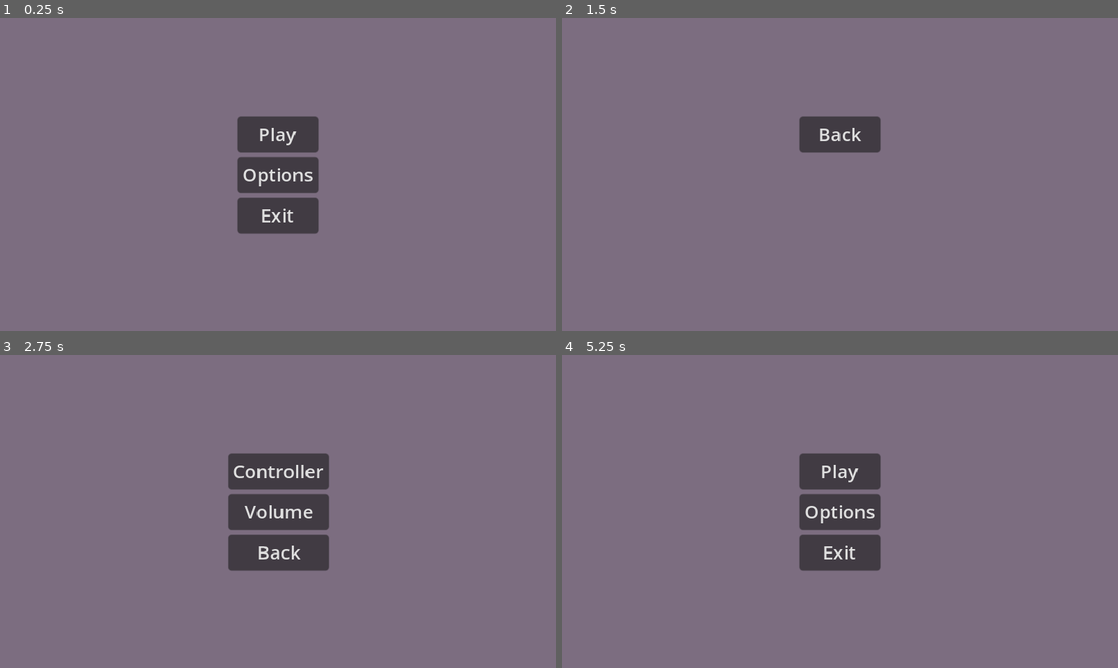
Above: before the commit, frames 1-4 (two rows, left to right).
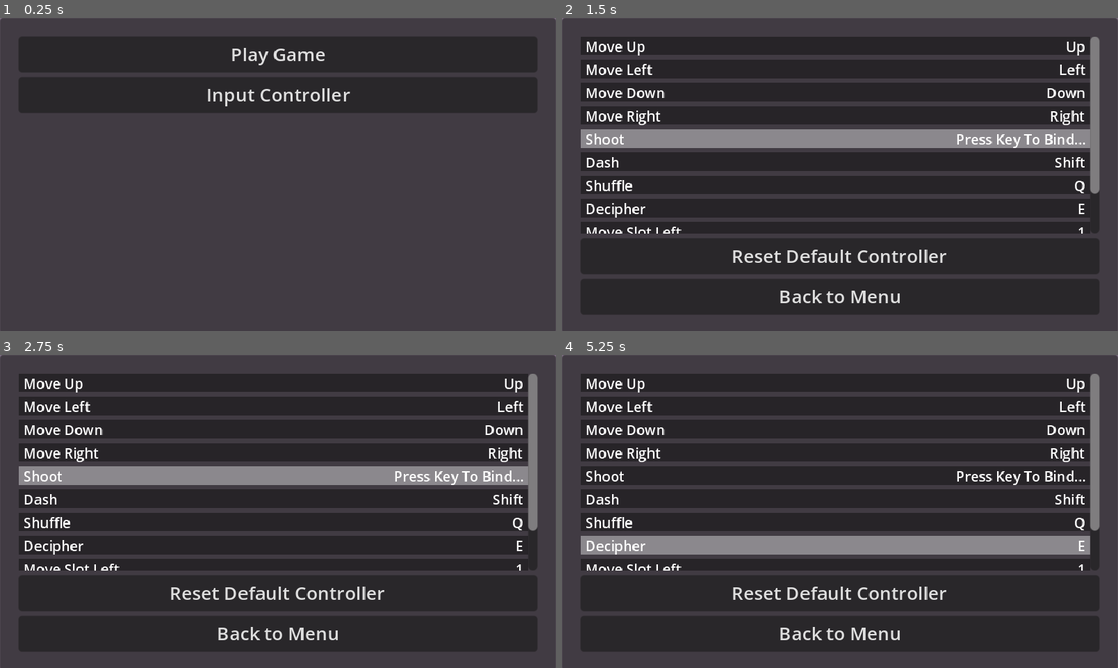
Above: after the commit, the same moments.

Repository: SantiagoBoscan07/Project-Cypher
Game: Godot game, scene res://Scenes/Menu/menu.tscn
Two runs of this game, one before a commit and one after it. Both use one fixed random seed, a clock stepped at 60 frames per second and the inputs below.
Inputs (mouse positions are in pixels of both pictures, inside the frame that each line leads up to):
- Up to frame 1 (0.25 s): no input
- Up to frame 2 (1.5 s): click "Options" (after the commit: "Input Controller") at 0.5 s; click (840, 133) at 1.25 s, where only the run before the commit has a clickable "Controller"
- Up to frame 3 (2.75 s): click (278, 470) at 2 s, where only the run before the commit has a clickable "Back"
- Up to frame 4 (5.25 s): click (834, 383) at 2.77 s; click (840, 511) at 3.5 s, where only the run before the commit has a clickable "Volume"; click (834, 405) at 4.27 s; click (840, 552) at 5 s, where only the run before the commit has a clickable "Back"

The runs differ from the first frame. In frame 1, 95% of the frame differs, in the area x 0-100%, y 0-100%; in frame 2, 99%; in frame 3, 98%; in frame 4, 98%.

Commit message:
Menu and Key Mapping

Diff:
--- /dev/null
+++ b/project-cypher/Scenes/Menu/inputButton.tscn
@@ -0,0 +1,51 @@
+[gd_scene load_steps=3 format=3 uid="uid://u0hqdutq4nw4"]
+
+[sub_resource type="StyleBoxFlat" id="StyleBoxFlat_kxg43"]
+bg_color = Color(1, 1, 1, 0.392157)
+
+[sub_resource type="StyleBoxFlat" id="StyleBoxFlat_qiwc5"]
+bg_color = Color(0, 0, 0, 0.392157)
+
+[node name="InputButton" type="Button"]
+custom_minimum_size = Vector2(0, 16)
+anchors_preset = 10
+anchor_right = 1.0
+grow_horizontal = 2
+focus_mode = 0
+theme_override_styles/hover = SubResource("StyleBoxFlat_kxg43")
+theme_override_styles/pressed = SubResource("StyleBoxFlat_kxg43")
+theme_override_styles/normal = SubResource("StyleBoxFlat_qiwc5")
+
+[node name="MarginContainer" type="MarginContainer" parent="."]
+layout_mode = 1
+anchors_preset = 15
+anchor_right = 1.0
+anchor_bottom = 1.0
+grow_horizontal = 2
+grow_vertical = 2
+theme_override_constants/margin_left = 4
+theme_override_constants/margin_top = 3
+theme_override_constants/margin_right = 4
+theme_override_constants/margin_bottom = 2
+
+[node name="HBoxContainer" type="HBoxContainer" parent="MarginContainer"]
+layout_mode = 2
+
+[node name="LabelAction" type="Label" parent="MarginContainer/HBoxContainer"]
+layout_mode = 2
+mouse_filter = 1
+theme_override_font_sizes/font_size = 12
+text = "action name"
+vertical_alignment = 1
+
+[node name="Spacer" type="Control" parent="MarginContainer/HBoxContainer"]
+layout_mode = 2
+size_flags_horizontal = 3
+mouse_filter = 1
+
+[node name="LabelInput" type="Label" parent="MarginContainer/HBoxContainer"]
+layout_mode = 2
+mouse_filter = 1
+theme_override_font_sizes/font_size = 12
+text = "Input Key"
+vertical_alignment = 1
--- a/project-cypher/Scenes/Menu/menu.tscn
+++ b/project-cypher/Scenes/Menu/menu.tscn
@@ -1,77 +1,113 @@
-[gd_scene load_steps=2 format=3 uid="uid://dfkii3aeaf0gy"]
+[gd_scene load_steps=4 format=3 uid="uid://dfkii3aeaf0gy"]
 
 [ext_resource type="Script" path="res://Scripts/Menu/Menu.gd" id="1_7le3e"]
+[ext_resource type="Script" path="res://Scripts/Menu/InputSettings.gd" id="2_0iokl"]
+[ext_resource type="PackedScene" uid="uid://u0hqdutq4nw4" path="res://Scenes/Menu/inputButton.tscn" id="2_djfks"]
 
-[node name="Menu" type="Control" node_paths=PackedStringArray("initial", "options", "controllers")]
+[node name="Menu" type="Control"]
 layout_mode = 3
 anchors_preset = 15
 anchor_right = 1.0
 anchor_bottom = 1.0
 grow_horizontal = 2
 grow_vertical = 2
+
+[node name="GameOptions" type="Control" parent="." node_paths=PackedStringArray("inputSettings")]
+anchors_preset = 0
+offset_right = 40.0
+offset_bottom = 40.0
 script = ExtResource("1_7le3e")
-initial = NodePath("MarginContainer/Initial")
-options = NodePath("MarginContainer/Options")
-controllers = NodePath("MarginContainer/Controller")
+inputSettings = NodePath("../InputSettings")
 
-[node name="MarginContainer" type="MarginContainer" parent="."]
+[node name="PanelContainer" type="PanelContainer" parent="GameOptions"]
 layout_mode = 1
 anchors_preset = 8
 anchor_left = 0.5
 anchor_top = 0.5
 anchor_right = 0.5
 anchor_bottom = 0.5
-offset_left = -35.0
-offset_top = -50.5
-offset_right = 35.0
-offset_bottom = 50.5
+offset_left = -20.0
+offset_top = -20.0
+offset_right = 460.0
+offset_bottom = 252.0
 grow_horizontal = 2
 grow_vertical = 2
 
-[node name="Initial" type="VBoxContainer" parent="MarginContainer"]
-visible = false
+[node name="MarginContainer" type="MarginContainer" parent="GameOptions/PanelContainer"]
+layout_mode = 2
+theme_override_constants/margin_left = 16
+theme_override_constants/margin_top = 16
+theme_override_constants/margin_right = 16
+theme_override_constants/margin_bottom = 16
+
+[node name="Options" type="VBoxContainer" parent="GameOptions/PanelContainer/MarginContainer"]
 layout_mode = 2
 
-[node name="Play" type="Button" parent="MarginContainer/Initial"]
+[node name="Play Game" type="Button" parent="GameOptions/PanelContainer/MarginContainer/Options"]
 layout_mode = 2
-text = "Play"
+focus_mode = 0
+text = "Play Game"
 
-[node name="Options" type="Button" parent="MarginContainer/Initial"]
+[node name="Options" type="Button" parent="GameOptions/PanelContainer/MarginContainer/Options"]
 layout_mode = 2
-text = "Options"
+focus_mode = 0
+text = "Input Controller"
 
-[node name="Exit" type="Button" parent="MarginContainer/Initial"]
+[node name="InputSettings" type="Control" parent="." node_paths=PackedStringArray("gameOptions", "actionList")]
+visible = false
+anchors_preset = 0
+offset_right = 40.0
+offset_bottom = 40.0
+script = ExtResource("2_0iokl")
+gameOptions = NodePath("../GameOptions")
+actionList = NodePath("PanelContainer/MarginContainer/ControllerSettings/ScrollContainer/ActionList")
+
+[node name="PanelContainer" type="PanelContainer" parent="InputSettings"]
+layout_mode = 1
+anchors_preset = 8
+anchor_left = 0.5
+anchor_top = 0.5
+anchor_right = 0.5
+anchor_bottom = 0.5
+offset_left = -20.0
+offset_top = -20.0
+offset_right = 460.0
+offset_bottom = 252.0
+grow_horizontal = 2
+grow_vertical = 2
+
+[node name="MarginContainer" type="MarginContainer" parent="InputSettings/PanelContainer"]
 layout_mode = 2
-text = "Exit"
+theme_override_constants/margin_left = 16
+theme_override_constants/margin_top = 16
+theme_override_constants/margin_right = 16
+theme_override_constants/margin_bottom = 16
 
-[node name="Options" type="VBoxContainer" parent="MarginContainer"]
-visible = false
+[node name="ControllerSettings" type="VBoxContainer" parent="InputSettings/PanelContainer/MarginContainer"]
 layout_mode = 2
 
-[node name="Controller" type="Button" parent="MarginContainer/Options"]
+[node name="ScrollContainer" type="ScrollContainer" parent="InputSettings/PanelContainer/MarginContainer/ControllerSettings"]
 layout_mode = 2
-text = "Controller"
+size_flags_vertical = 3
 
-[node name="Volume" type="Button" parent="MarginContainer/Options"]
+[node name="ActionList" type="VBoxContainer" parent="InputSettings/PanelContainer/MarginContainer/ControllerSettings/ScrollContainer"]
 layout_mode = 2
-text = "Volume"
+size_flags_horizontal = 3
 
-[node name="Back" type="Button" parent="MarginContainer/Options"]
-layout_mode = 2
-text = "Back"
-
-[node name="Controller" type="VBoxContainer" parent="MarginContainer"]
-visible = false
+[node name="InputButton" parent="InputSettings/PanelContainer/MarginContainer/ControllerSettings/ScrollContainer/ActionList" instance=ExtResource("2_djfks")]
 layout_mode = 2
 
-[node name="BackController" type="Button" parent="MarginContainer/Controller"]
+[node name="DefaultButton" type="Button" parent="InputSettings/PanelContainer/MarginContainer/ControllerSettings"]
 layout_mode = 2
-text = "Back"
+focus_mode = 0
+text = "Reset Default Controller"
 
-[connection signal="pressed" from="MarginContainer/Initial/Play" to="." method="_on_play_pressed"]
-[connection signal="pressed" from="MarginContainer/Initial/Options" to="." method="_on_options_pressed"]
-[connection signal="pressed" from="MarginContainer/Initial/Exit" to="." method="_on_exit_pressed"]
-[connection signal="pressed" from="MarginContainer/Options/Controller" to="." method="_on_controller_pressed"]
-[connection signal="pressed" from="MarginContainer/Options/Volume" to="." method="_on_volume_pressed"]
-[connection signal="pressed" from="MarginContainer/Options/Back" to="." method="_on_back_pressed"]
-[connection signal="pressed" from="MarginContainer/Controller/BackController" to="." method="_on_back_controller_pressed"]
+[node name="BackMenu" type="Button" parent="InputSettings/PanelContainer/MarginContainer/ControllerSettings"]
+layout_mode = 2
+focus_mode = 0
+text = "Back to Menu"
+
+[connection signal="pressed" from="GameOptions/PanelContainer/MarginContainer/Options/Play Game" to="GameOptions" method="_on_play_game_pressed"]
+[connection signal="pressed" from="GameOptions/PanelContainer/MarginContainer/Options/Options" to="GameOptions" method="_on_options_pressed"]
+[connection signal="pressed" from="InputSettings/PanelContainer/MarginContainer/ControllerSettings/DefaultButton" to="InputSettings" method="_on_default_button_pressed"]
+[connection signal="pressed" from="InputSettings/PanelContainer/MarginContainer/ControllerSettings/BackMenu" to="InputSettings" method="_on_back_menu_pressed"]
--- /dev/null
+++ b/project-cypher/Scripts/Menu/InputSettings.gd
@@ -0,0 +1,79 @@
+extends Control
+
+@export var gameOptions: Control
+@export var actionList: VBoxContainer
+@onready var inputButtonScene = preload("res://Scenes/Menu/inputButton.tscn")
+
+var isRemapping = false
+var actionToRemap = null
+var remappingButton = null
+
+var inputActions: Dictionary = {
+	"moveUp": "Move Up",
+	"moveLeft": "Move Left",
+	"moveDown": "Move Down",
+	"moveRight": "Move Right",
+	"shoot": "Shoot",
+	"dash": "Dash",
+	"shuffle": "Shuffle",
+	"decipher": "Decipher",
+	"moveSlotLeft": "Move Slot Left",
+	"moveSlotRight": "Move Slot Right",
+	"pause": "Pause"
+}
+
+func _ready():
+	createActionList()
+
+func createActionList():
+	var button
+	var actionLabel
+	var inputLabel
+	var events
+	InputMap.load_from_project_settings()
+	for item in actionList.get_children():
+		item.queue_free()
+	for action in inputActions:
+		button = inputButtonScene.instantiate()
+		actionLabel = button.find_child("LabelAction")
+		inputLabel = button.find_child("LabelInput")
+		actionLabel.text = inputActions[action]
+		events = InputMap.action_get_events(action)
+		if events.size()  > 0:
+			inputLabel.text = events[0].as_text().trim_suffix(" (Physical)")
+		else:
+			inputLabel.text = ""
+		actionList.add_child(button)
+		button.pressed.connect(_on_input_pressed.bind(button, action))
+
+func _on_input_pressed(button, action):
+	if !isRemapping:
+		isRemapping = true
+		actionToRemap = action
+		remappingButton = button
+		button.find_child("LabelInput").text = "Press Key To Bind..."
+
+func _input(event):
+	if isRemapping:
+		if (
+			event is InputEventKey # Here I can add Controller later
+		):
+			InputMap.action_erase_events(actionToRemap)
+			InputMap.action_add_event(actionToRemap, event)
+			updateActionList(remappingButton, event)
+			isRemapping = false
+			actionToRemap = null
+			remappingButton = null
+
+func updateActionList(button, event):
+	button.find_child("LabelInput").text = event.as_text().trim_suffix(" (Physical)")
+
+
+
+func _on_default_button_pressed():
+	createActionList()
+
+
+func _on_back_menu_pressed() -> void:
+	gameOptions.visible = true
+	visible = false
--- a/project-cypher/Scripts/Menu/Menu.gd
+++ b/project-cypher/Scripts/Menu/Menu.gd
@@ -1,41 +1,15 @@
 extends Control
 
-@export var initial: VBoxContainer
-@export var options: VBoxContainer
-@export var controllers: VBoxContainer
+@export var inputSettings: Control
 
-# Makes the sure that the initial buttons are shown
 func _ready():
-	initial.visible = true
+	visible = true
 
-# When the play button is pressed, the game starts
-func _on_play_pressed():
+
+func _on_play_game_pressed():
 	get_tree().change_scene_to_file("res://Scenes/Test/test.tscn") # this is going to change
 
-# When the quit button is pressed, the game closes
-func _on_exit_pressed():
-	get_tree().quit()
 
-# Shows the option menu
 func _on_options_pressed():
-	initial.visible = false
-	options.visible = true
-
-# Shows the controller menu
-func _on_controller_pressed():
-	options.visible = false
-	controllers.visible = true
-
-# Shows the volume menu
-func _on_volume_pressed():
-	pass # Replace
-
-# Goes back from options menu to main menu
-func _on_back_pressed():
-	initial.visible = true
-	options.visible = false
-
-# Goes from controller menu to options menu
-func _on_back_controller_pressed() -> void:
-	controllers.visible = false
-	options.visible = true
+	inputSettings.visible = true
+	visible = false
--- a/project-cypher/Scripts/Menu/RemapButton.gd
+++ /dev/null
@@ -1,35 +0,0 @@
-extends Button
-class_name RemapButton
-
-@export var action: String
-
-# Sets toggle mode for the button
-func _init():
-	toggle_mode = true
-	theme_type_variation = "RemapButton"
-
-# Sets the unhandle input as false and updates the key text properly
-func _ready():
-	set_process_unhandled_input(false)
-	updateKeyText()
-
-# Sets the toggle state properly
-func _toggled(button_pressed):
-	set_process_unhandled_input(button_pressed)
-	if button_pressed:
-		text = "Awaiting Input"
-		release_focus()
-	else:
-		updateKeyText()
-		grab_focus()
-
-# Takes care of events pressed
-func _unhandled_input(event: InputEvent):
-	if event.pressed:
-		InputMap.action_erase_events(action)
-		InputMap.action_add_event(action, event)
-		button_pressed = false
-
-# Updates text properly
-func updateKeyText():
-	text = "%s" % InputMap.action_get_events(action)[0].as_text()
--- a/project-cypher/project.godot
+++ b/project-cypher/project.godot
@@ -31,61 +31,56 @@
 moveUp={
 "deadzone": 0.5,
 "events": [Object(InputEventKey,"resource_local_to_scene":false,"resource_name":"","device":-1,"window_id":0,"alt_press …(195 unchanged characters)…
-, Object(InputEventJoypadButton,"resource_local_to_scene":false,"resource_name":"","device":-1,"button_index":11,"pressure":0.0,"pressed":false,"script":null)
 ]
 }
 moveDown={
 "deadzone": 0.5,
 "events": [Object(InputEventKey,"resource_local_to_scene":false,"resource_name":"","device":-1,"window_id":0,"alt_press …(195 unchanged characters)…
-, Object(InputEventJoypadButton,"resource_local_to_scene":false,"resource_name":"","device":-1,"button_index":12,"pressure":0.0,"pressed":false,"script":null)
 ]
 }
 moveLeft={
 "deadzone": 0.5,
 "events": [Object(InputEventKey,"resource_local_to_scene":false,"resource_name":"","device":-1,"window_id":0,"alt_press …(195 unchanged characters)…
-, Object(InputEventJoypadButton,"resource_local_to_scene":false,"resource_name":"","device":-1,"button_index":13,"pressure":0.0,"pressed":false,"script":null)
 ]
 }
 moveRight={
 "deadzone": 0.5,
 "events": [Object(InputEventKey,"resource_local_to_scene":false,"resource_name":"","device":-1,"window_id":0,"alt_press …(195 unchanged characters)…
-, Object(InputEventJoypadButton,"resource_local_to_scene":false,"resource_name":"","device":-1,"button_index":14,"pressure":0.0,"pressed":false,"script":null)
 ]
 }
 shoot={
 "deadzone": 0.5,
 "events": [Object(InputEventKey,"resource_local_to_scene":false,"resource_name":"","device":-1,"window_id":0,"alt_press …(191 unchanged characters)…
-, Object(InputEventJoypadButton,"resource_local_to_scene":false,"resource_name":"","device":-1,"button_index":0,"pressure":0.0,"pressed":false,"script":null)
 ]
 }
 dash={
 "deadzone": 0.5,
 "events": [Object(InputEventKey,"resource_local_to_scene":false,"resource_name":"","device":-1,"window_id":0,"alt_press …(195 unchanged characters)…
-, Object(InputEventJoypadButton,"resource_local_to_scene":false,"resource_name":"","device":-1,"button_index":1,"pressure":0.0,"pressed":false,"script":null)
 ]
 }
 shuffle={
 "deadzone": 0.5,
 "events": [Object(InputEventKey,"resource_local_to_scene":false,"resource_name":"","device":-1,"window_id":0,"alt_press …(192 unchanged characters)…
-, Object(InputEventJoypadButton,"resource_local_to_scene":false,"resource_name":"","device":-1,"button_index":2,"pressure":0.0,"pressed":false,"script":null)
 ]
 }
 decipher={
 "deadzone": 0.5,
 "events": [Object(InputEventKey,"resource_local_to_scene":false,"resource_name":"","device":-1,"window_id":0,"alt_press …(192 unchanged characters)…
-, Object(InputEventJoypadButton,"resource_local_to_scene":false,"resource_name":"","device":-1,"button_index":3,"pressure":0.0,"pressed":false,"script":null)
 ]
 }
 moveSlotLeft={
 "deadzone": 0.5,
 "events": [Object(InputEventKey,"resource_local_to_scene":false,"resource_name":"","device":-1,"window_id":0,"alt_press …(191 unchanged characters)…
-, Object(InputEventJoypadButton,"resource_local_to_scene":false,"resource_name":"","device":-1,"button_index":7,"pressure":0.0,"pressed":false,"script":null)
 ]
 }
 moveSlotRight={
 "deadzone": 0.5,
 "events": [Object(InputEventKey,"resource_local_to_scene":false,"resource_name":"","device":-1,"window_id":0,"alt_press …(191 unchanged characters)…
-, Object(InputEventJoypadButton,"resource_local_to_scene":false,"resource_name":"","device":-1,"button_index":8,"pressure":0.0,"pressed":false,"script":null)
+]
+}
+pause={
+"deadzone": 0.5,
+"events": [Object(InputEventKey,"resource_local_to_scene":false,"resource_name":"","device":-1,"window_id":0,"alt_pressed":false,"shift_pressed":false,"ctrl_pressed":false,"meta_pressed":false,"pressed":false,"keycode":0,"physical_keycode":4194305,"key_label":0,"unicode":0,"location":0,"echo":false,"script":null)
 ]
 }
 
